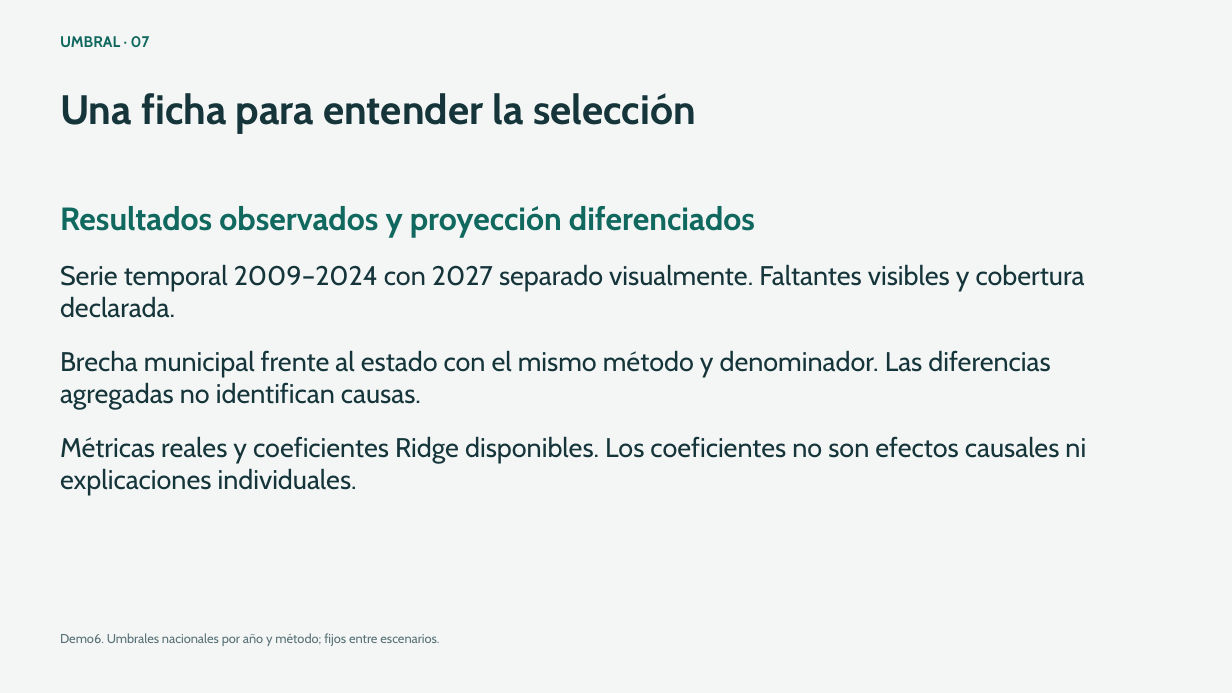
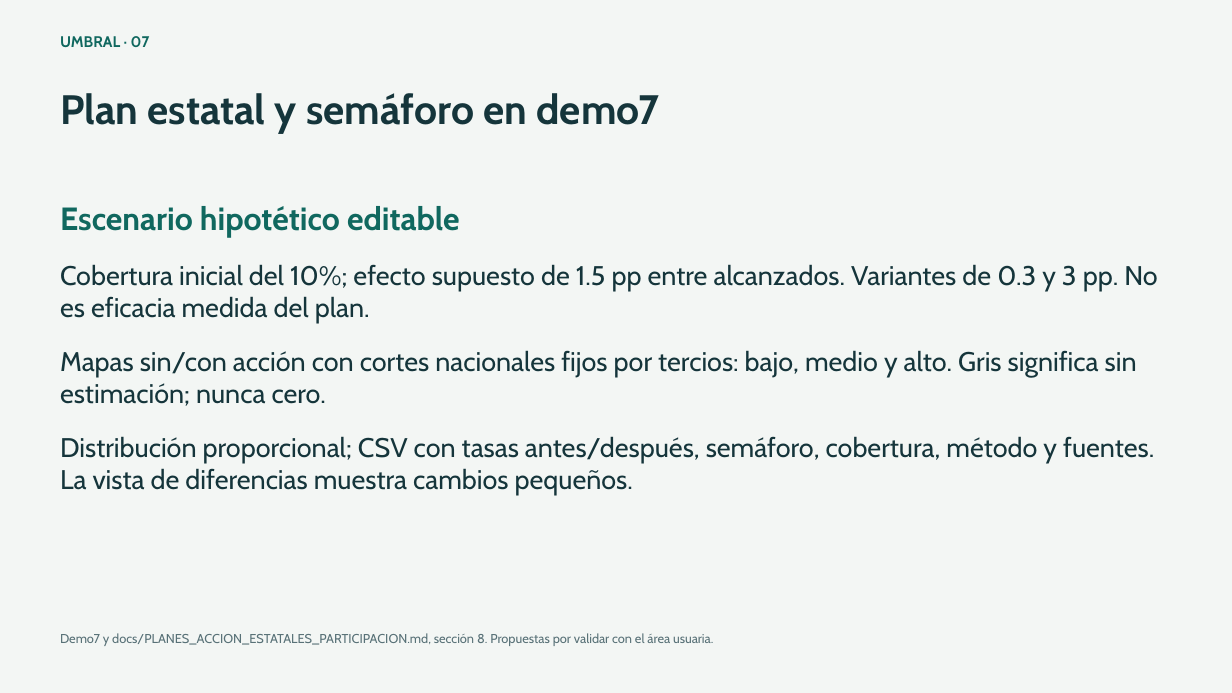
Before and after one commit to Donatelatrump/Ine_Hackaton_2026, a slide deck: slide 7 of 02_Prediccion_y_escenarios_de_riesgo/entrega/presentacion/Umbral_presentacion.pptx. Drawn at 1232x693 pixels with LibreOffice and Linux fonts; fonts in the diff are those of the drawing. Boxes give left, top, right and bottom in pixels: in the first picture for what was removed or moved away, otherwise in the second. Text is boxed around its words. In the diff, an @@ line names an element or a change of style, - is before the commit and + after.

```diff
--- a/02_Prediccion_y_escenarios_de_riesgo/entrega/presentacion/Umbral_presentacion.pptx
+++ b/02_Prediccion_y_escenarios_de_riesgo/entrega/presentacion/Umbral_presentacion.pptx
@@ text at [60, 93, 660, 134]: text changed @@
-Una ficha para entender la selección
+Plan estatal y semáforo en demo7
@@ text at [60, 206, 460, 238]: text changed @@
-Resultados observados y proyección diferenciados
+Escenario hipotético editable
@@ text at [60, 264, 1157, 323]: text changed @@
-Serie temporal 2009–2024 con 2027 separado visualmente. Faltantes visibles y cobertura declarada.
+Cobertura inicial del 10%; efecto supuesto de 1.5 pp entre alcanzados. Variantes de 0.3 y 3 pp. No es eficacia medida del plan.
@@ text at [60, 350, 1137, 406]: text changed @@
-Brecha municipal frente al estado con el mismo método y denominador. Las diferencias agregadas no identifican causas.
+Mapas sin/con acción con cortes nacionales fijos por tercios: bajo, medio y alto. Gris significa sin estimación; nunca cero.
@@ text at [60, 436, 1154, 496]: text changed @@
-Métricas reales y coeficientes Ridge disponibles. Los coeficientes no son efectos causales ni explicaciones individuales.
+Distribución proporcional; CSV con tasas antes/después, semáforo, cobertura, método y fuentes. La vista de diferencias muestra cambios pequeños.
@@ text at [60, 633, 713, 646]: text changed @@
-Demo6. Umbrales nacionales por año y método; fijos entre escenarios.
+Demo7 y docs/PLANES_ACCION_ESTATALES_PARTICIPACION.md, sección 8. Propuestas por validar con el área usuaria.
```
Also in this commit, not shown: 4 other slides changed, 48 other files.
